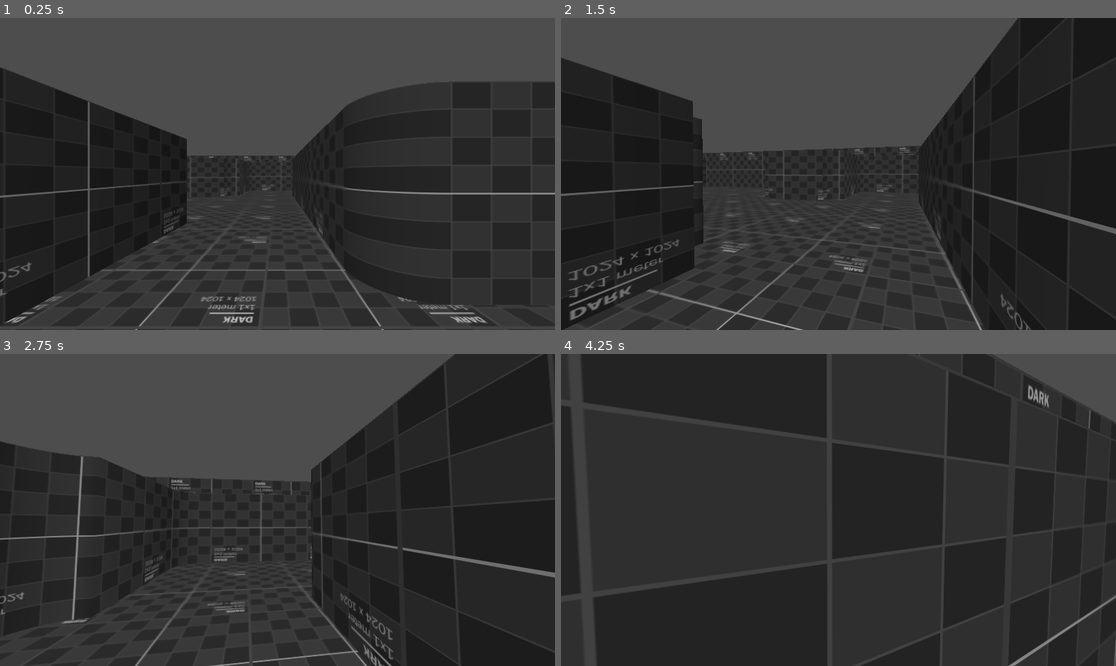
Above: before the commit, frames 1-4 (two rows, left to right).
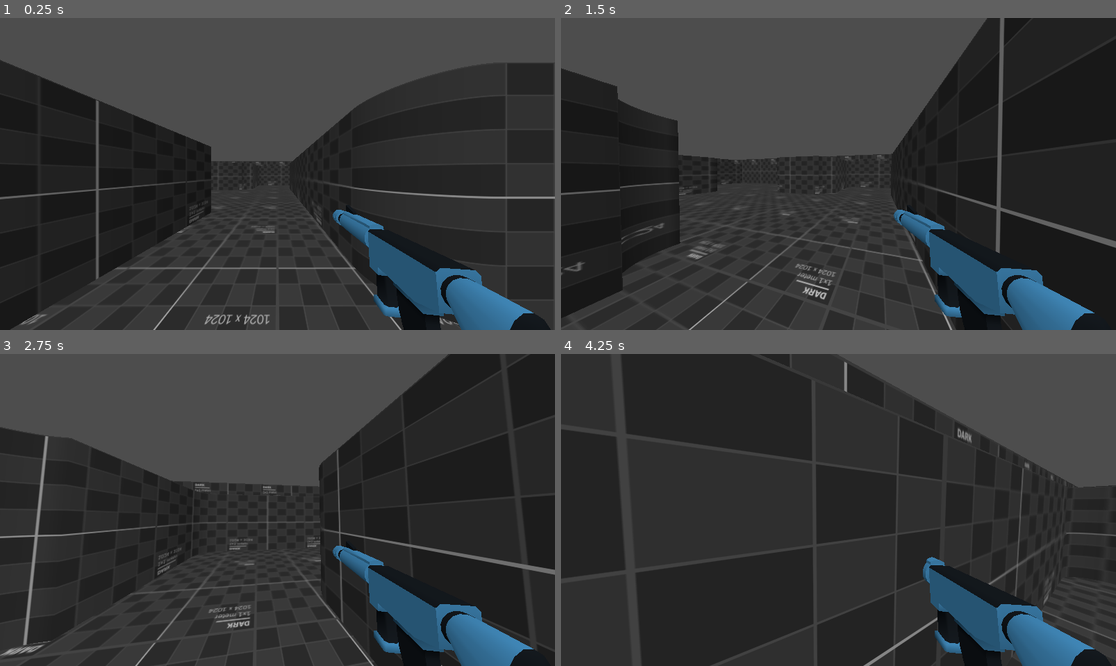
Above: after the commit, the same moments.

Repository: dairycultist/MyTinyGame
Game: Godot game, scene res://world.tscn
Same seed, same stepped clock (60 frames per second), same inputs: the game is played once before the commit and once after it.
Inputs (mouse positions are in pixels of both pictures, inside the frame that each line leads up to):
- Up to frame 1 (0.25 s): no input
- Up to frame 2 (1.5 s): tap Enter (ui_accept) at 0.5, 0.77 s; move the mouse to (866, 174) at 0.52 s; hold W (walk_up) from 0.53 s (still down); move the mouse to (810, 174) at 1.27 s
- Up to frame 3 (2.75 s): keep holding W (walk_up); tap Enter (ui_accept) at 1.52 s; move the mouse to (288, 503) at 2.02 s
- Up to frame 4 (4.25 s): keep holding W (walk_up); move the mouse to (832, 516) at 2.77 s; tap Enter (ui_accept) at 3.02, 3.77 s; move the mouse to (877, 513) at 3.52 s

The runs differ from the first frame. In frame 1, 12% of the frame differs, in the area x 0-100%, y 13-100%; in frame 2, 15%; in frame 3, 12%; in frame 4, 18%, in the area x 0-100%, y 0-100%.

Commit message:
Gun

Diff:
--- a/shaders/material.gdshader
+++ b/shaders/material.gdshader
@@ -2,11 +2,12 @@
 render_mode unshaded;
 
 uniform sampler2D tex;
+uniform vec4 color : source_color = vec4(1.0);
 uniform float uv_scale = 1.0;
 
 void fragment() {
 
 	float lightness = dot(NORMAL, vec3(0, 0.5, 0.3)) * 0.5 + 0.5;
 
-	ALBEDO = texture(tex, UV * uv_scale).rgb * lightness;
+	ALBEDO = texture(tex, UV * uv_scale).rgb * lightness * color.rgb;
 }
--- a/world.tscn
+++ b/world.tscn
@@ -1,10 +1,24 @@
-[gd_scene load_steps=6 format=3 uid="uid://bv5mxjlkjka5v"]
+[gd_scene load_steps=10 format=3 uid="uid://bv5mxjlkjka5v"]
 
 [ext_resource type="Script" uid="uid://dviwqlr1dron" path="res://player_controller.gd" id="1_fj7yv"]
+[ext_resource type="ArrayMesh" uid="uid://ctcotpe6cih6u" path="res://rifle.obj" id="2_aqk2v"]
 [ext_resource type="ArrayMesh" uid="uid://ba6s25wymtm30" path="res://arena/arena.obj" id="2_fj7yv"]
 [ext_resource type="Material" uid="uid://cie6t88ijg23m" path="res://arena/debug.tres" id="3_aqk2v"]
+[ext_resource type="Shader" uid="uid://bu0cy2qpwrka2" path="res://shaders/material.gdshader" id="3_tlwt5"]
 
 [sub_resource type="CapsuleShape3D" id="CapsuleShape3D_gv5m4"]
+
+[sub_resource type="ShaderMaterial" id="ShaderMaterial_036b0"]
+render_priority = 0
+shader = ExtResource("3_tlwt5")
+shader_parameter/color = Color(0.119667, 0.141614, 0.163688, 1)
+shader_parameter/uv_scale = 1.0
+
+[sub_resource type="ShaderMaterial" id="ShaderMaterial_dwbse"]
+render_priority = 0
+shader = ExtResource("3_tlwt5")
+shader_parameter/color = Color(0.322353, 0.675039, 0.919007, 1)
+shader_parameter/uv_scale = 1.0
 
 [sub_resource type="ConcavePolygonShape3D" id="ConcavePolygonShape3D_tlwt5"]
 data = PackedVector3Array(19, 0, 19, -19, 0, 19, 19, 0, -19, 19, 0, -19, -19, 0, 19, -19, 0, -19, 19, 3.1961, -19, 19,  …(135098 unchanged characters)…
@@ -12,6 +26,7 @@
 [node name="World" type="Node3D"]
 
 [node name="Player" type="CharacterBody3D" parent="."]
+transform = Transform3D(1, 0, 0, 0, 1, 0, 0, 0, 1, 0, 0, -1.4803)
 script = ExtResource("1_fj7yv")
 
 [node name="Collider" type="CollisionShape3D" parent="Player"]
@@ -20,6 +35,14 @@
 
 [node name="Camera3D" type="Camera3D" parent="Player"]
 transform = Transform3D(1, 0, 0, 0, 1, 0, 0, 0, 1, 0, 1.5, 0)
+fov = 100.0
+
+[node name="Rifle" type="MeshInstance3D" parent="Player/Camera3D"]
+transform = Transform3D(-0.0994151, 0.000941276, 0.00753119, 0, 0.0996195, -0.0061009, -0.0107999, -0.0086646, -0.0693258, 0.652, -0.44, -1.236)
+mesh = ExtResource("2_aqk2v")
+skeleton = NodePath("../../..")
+surface_material_override/0 = SubResource("ShaderMaterial_036b0")
+surface_material_override/1 = SubResource("ShaderMaterial_dwbse")
 
 [node name="Arena" type="StaticBody3D" parent="."]
 transform = Transform3D(1, 0, 0, 0, 1, 0, 0, 0, 1, 0.169305, 2.38419e-07, 2.16389)
@@ -35,6 +58,3 @@
 [node name="CollisionShape3D" type="CollisionShape3D" parent="Arena"]
 transform = Transform3D(1, 0, 0, 0, 1, 0, 0, 0, 1, -0.169305, -2.38419e-07, -2.16389)
 shape = SubResource("ConcavePolygonShape3D_tlwt5")
-
-[node name="Sun" type="DirectionalLight3D" parent="."]
-transform = Transform3D(0.744463, -0.524407, 0.413246, 0, 0.618943, 0.785436, -0.667664, -0.584728, 0.46078, 0, 0, 0)
Not shown, added: rifle.mtl
Not shown, added: rifle.obj
Not shown, added: rifle.obj.import
